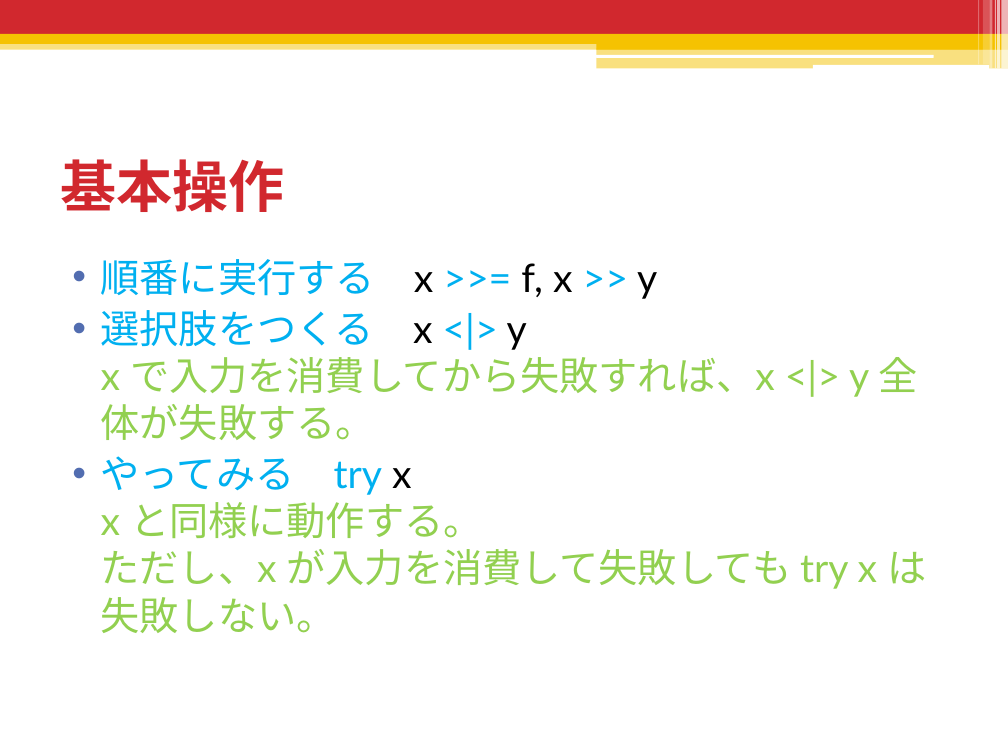
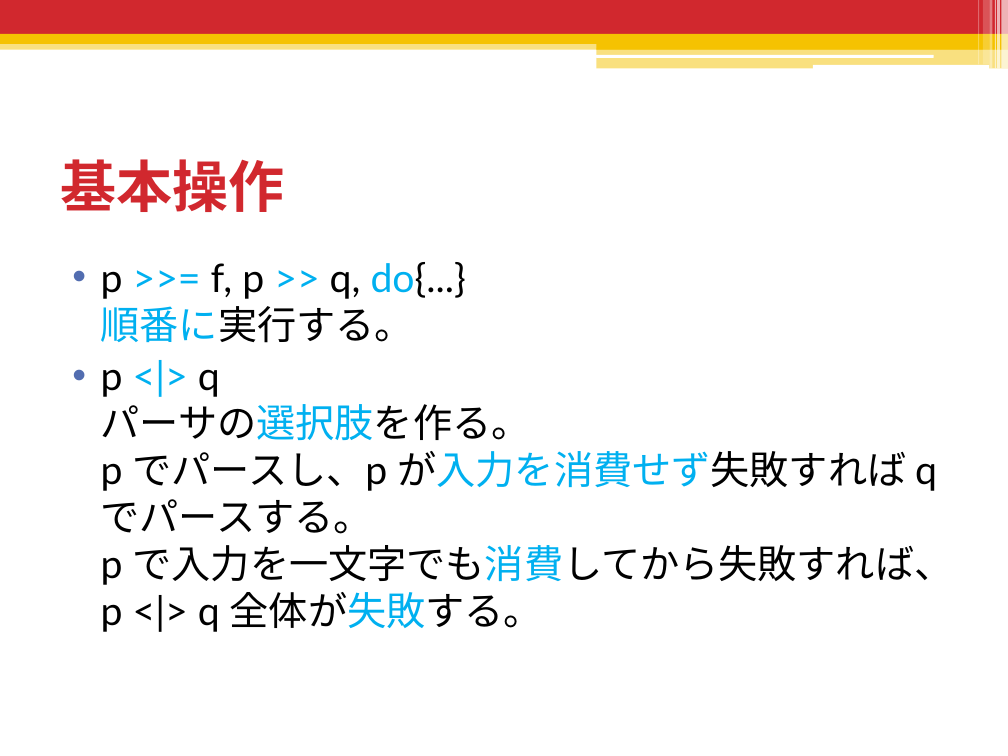
Before and after one commit to shiatsumat/HaskellLecture, a slide deck: slide 159 of 2_monad/slides/2_monad.pptx (slide 158 before the commit). Drawn at 1008x756 pixels with LibreOffice and Linux fonts; fonts in the diff are those of the drawing. Boxes give left, top, right and bottom in pixels: in the first picture for what was removed or moved away, otherwise in the second. Text is boxed around its words. In the diff, an @@ line names an element or a change of style, - is before the commit and + after.

```diff
--- a/2_monad/slides/2_monad.pptx
+++ b/2_monad/slides/2_monad.pptx
@@ text at (101,262,954,632): text changed; text colour #92D050 to #000000 @@
-• 順番に実行する x >>= f, x >> y
-• 選択肢をつくる x <|> y
-  x で入力を消費してから失敗すれば、x <|> y 全体が失敗する。
-• やってみる try x
-  x と同様に動作する。
-  ただし、x が入力を消費して失敗しても try x は失敗しない。
+• p >>= f, p >> q, do{...}
+  順番に実行する。
+• p <|> q
+  パーサの選択肢を作る。
+  p でパースし、p が入力を消費せず失敗すれば q でパースする。
+  p で入力を一文字でも消費してから失敗すれば、p <|> q 全体が失敗する。
```
Also in this commit, not shown: 10 other slides changed, 4 slides added, 3 slides removed, 2 other files.
